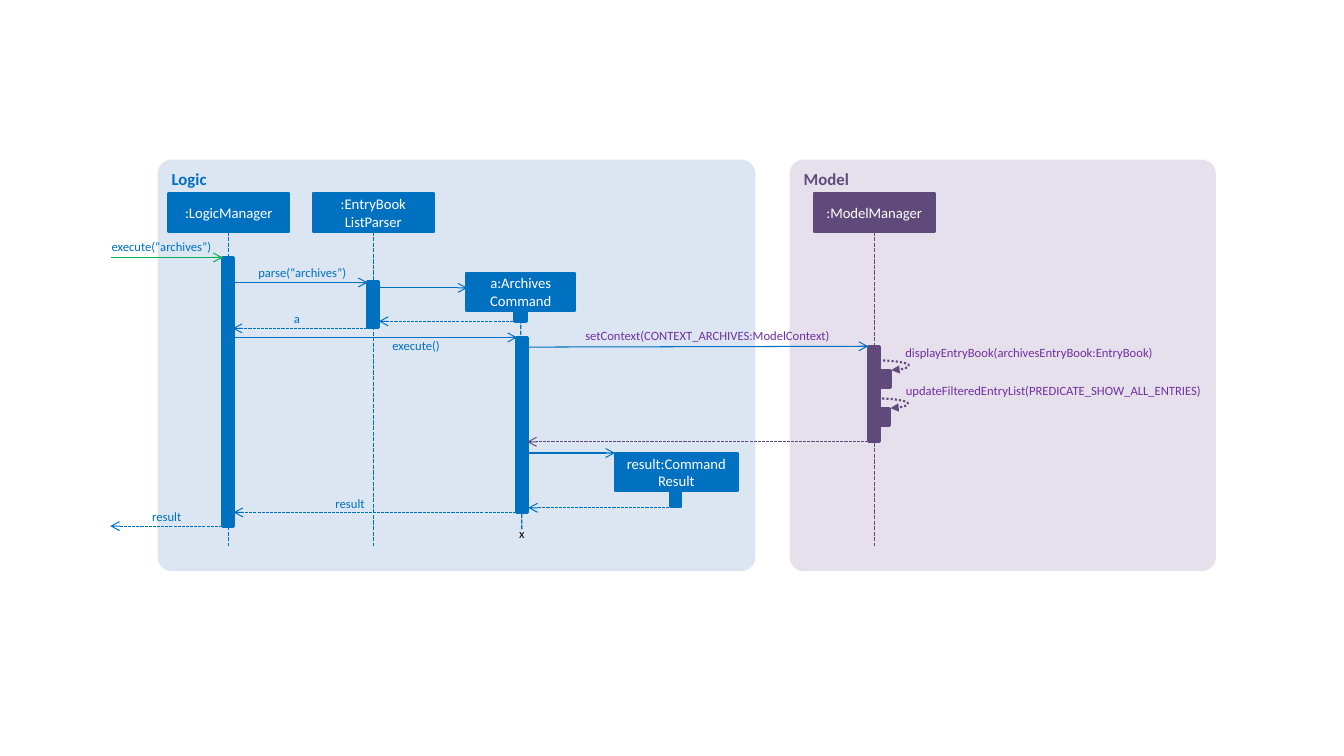
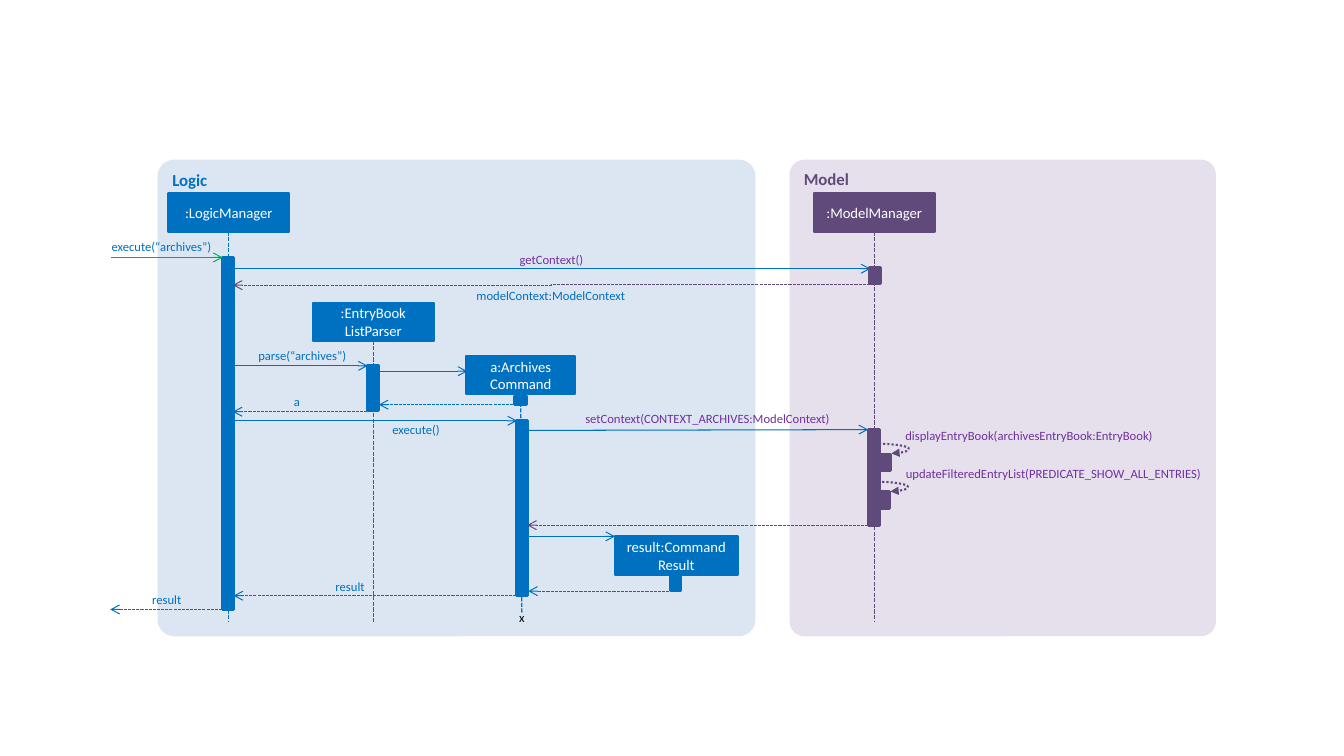
Before and after one commit to rlrh/main, a slide deck: slide 1 of docs/diagrams/ChangeContextSdForModel.pptx. Drawn at 1344x756 pixels with LibreOffice and Linux fonts; fonts in the diff are those of the drawing. Boxes give left, top, right and bottom in pixels: in the first picture for what was removed or moved away, otherwise in the second. Text is boxed around its words. In the diff, an @@ line names an element or a change of style, - is before the commit and + after.

Commit message:
Update change context sequence diagram

```diff
--- a/docs/diagrams/ChangeContextSdForModel.pptx
+++ b/docs/diagrams/ChangeContextSdForModel.pptx
@@ rounded rectangle "Logic": place and size @@
-rounded rectangle "Logic" at box(157, 159, 755, 571)
+rounded rectangle "Logic" at box(157, 159, 755, 636)
@@ rounded rectangle "Model": place and size @@
-rounded rectangle "Model" at box(789, 159, 1216, 571)
+rounded rectangle "Model" at box(789, 159, 1216, 636)
@@ line moved from (229, 232) - (229, 546) to (229, 232) - (229, 622) @@
@@ line moved from (874, 232) - (874, 546) to (874, 232) - (874, 622) @@
@@ rectangle: place and size @@
-rectangle at box(223, 257, 234, 525)
+rectangle at box(223, 257, 234, 609)
@@ elbow arrow added from (234, 269) to (871, 269), #0070C0 0.75 pt @@
@@ text added at box(520, 255, 584, 266), 9 pt, text #7030A0 @@
+getContext()
@@ rectangle added at box(870, 267, 881, 284), fill #604A7B, outline #604A7B 2 pt @@
@@ elbow arrow added from (870, 285) to (233, 285), #604A7B 0.75 pt dashed @@
@@ text added at box(476, 291, 625, 300), 9 pt, text #0070C0 @@
+modelContext:ModelContext
@@ rectangle ":EntryBook ListParser": place and size @@
-rectangle ":EntryBook ListParser" at box(314, 194, 435, 232)
+rectangle ":EntryBook ListParser" at box(314, 302, 435, 341)
@@ elbow line moved from (373, 232) - (373, 546) to (373, 341) - (373, 622) @@
@@ 3 arrows, 2 texts, 1 rectangle: place and size @@
-3 arrows, 2 texts, 1 rectangle at box(233, 317, 527, 513)
+3 arrows, 2 texts, 1 rectangle at box(233, 400, 527, 596)
@@ 8 rectangles, 8 arrows, 7 texts, 2 curved arrows, 1 line: place and size @@
-8 rectangles, 8 arrows, 7 texts, 2 curved arrows, 1 line at box(110, 268, 1201, 538)
+8 rectangles, 8 arrows, 7 texts, 2 curved arrows, 1 line at box(110, 351, 1201, 622)
```
Also in this commit, not shown: 1 other file.
